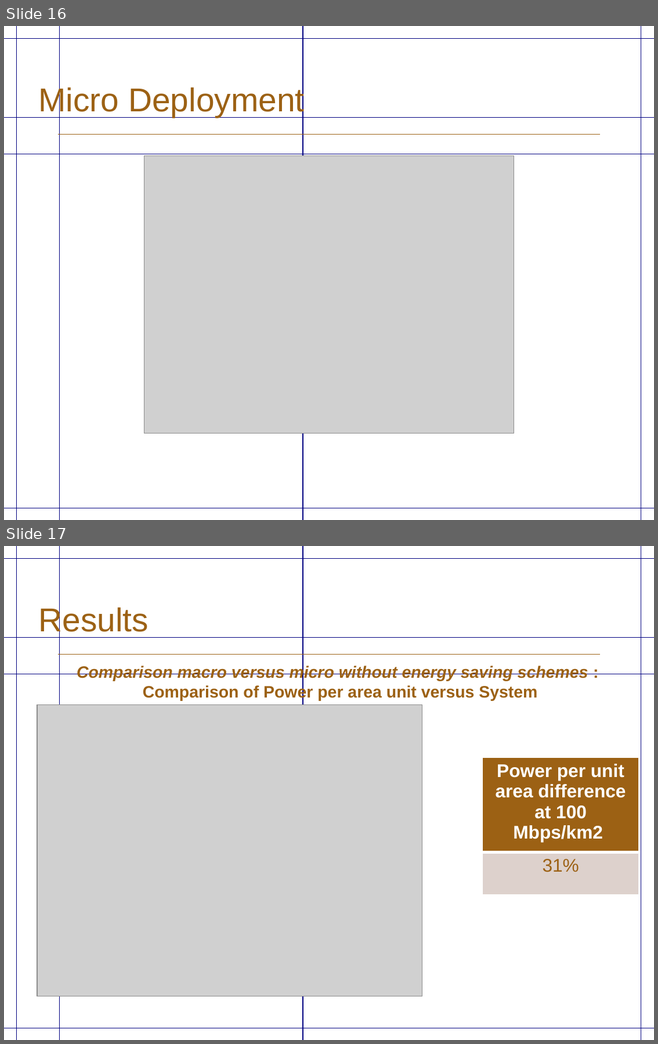
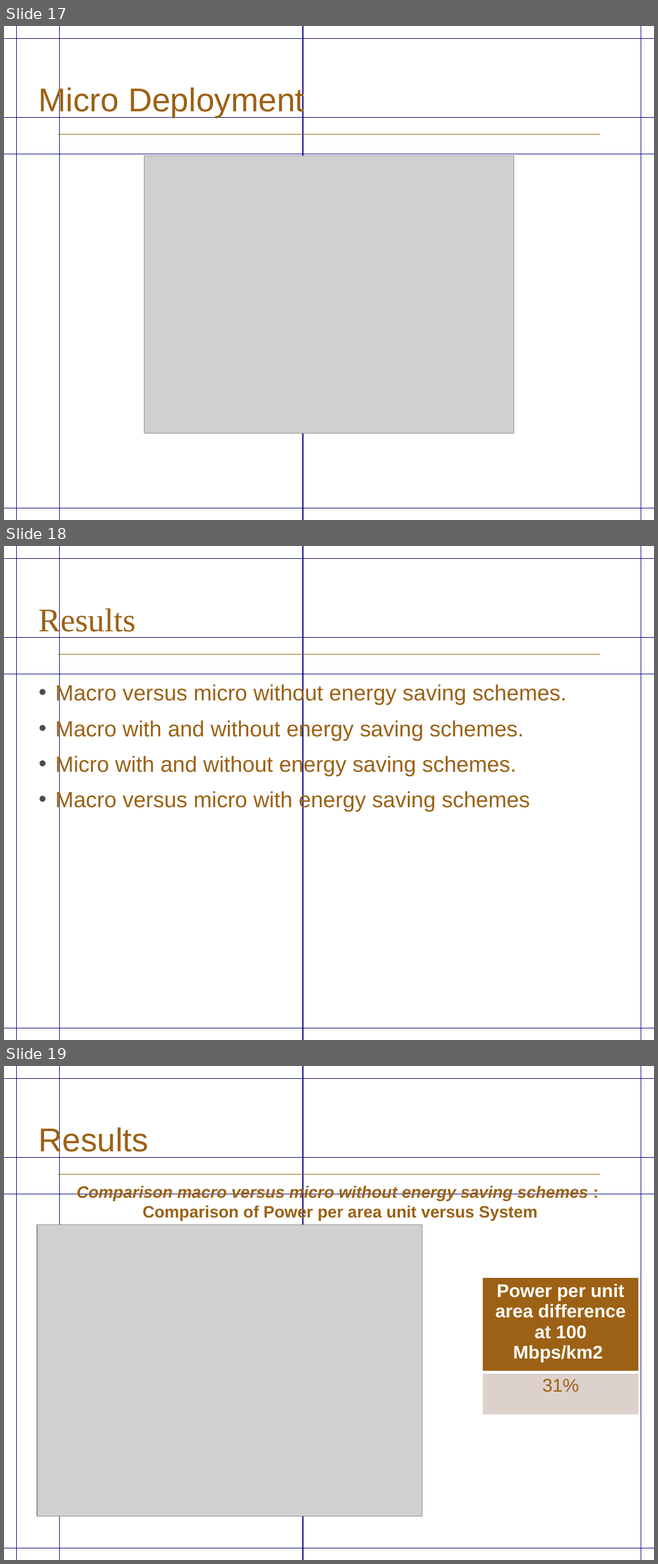
Before and after one commit to sharmakoustubh/Thesis, a slide deck: PresentationKoustubh_version1.pptx. Shown one above the other, each under a label of ours: slides 16 and 17 before the commit, slides 17, 18 and 19 after it. The pictures are 658x1044 and 658x1564 pixels, drawn with LibreOffice and Linux fonts; fonts in the diff are those of the drawing; grey boxes stand for pictures; background and template pictures are left out. Boxes give left, top, right and bottom in pixels: in the first picture for what was removed or moved away, otherwise in the second. Text is boxed around its words. In the diff, an @@ line names an element or a change of style, - is before the commit and + after.

Commit message:
presentation2
presentation2

```diff
--- a/PresentationKoustubh_version1.pptx
+++ b/PresentationKoustubh_version1.pptx
@@ slide 18 added at (4, 546, 654, 1040), background #FFFFFF; not listed: 9 template elements that a slide beside it also shows @@
@@ title added at (38, 606, 135, 638), 36 pt, text #9C6114 @@
+Results
@@ text added at (55, 683, 566, 812), 24 pt, text #9C6114 @@
+• Macro versus micro without energy saving schemes.
+• Macro with and without energy saving schemes.
+• Micro with and without energy saving schemes.
+• Macro versus micro with energy saving schemes
@@ what was slide 16 is now slide 17 @@
@@ what was slide 17 is now slide 19 @@
```
Also in this commit, not shown: 1 slide changed, 1 other slide added.
